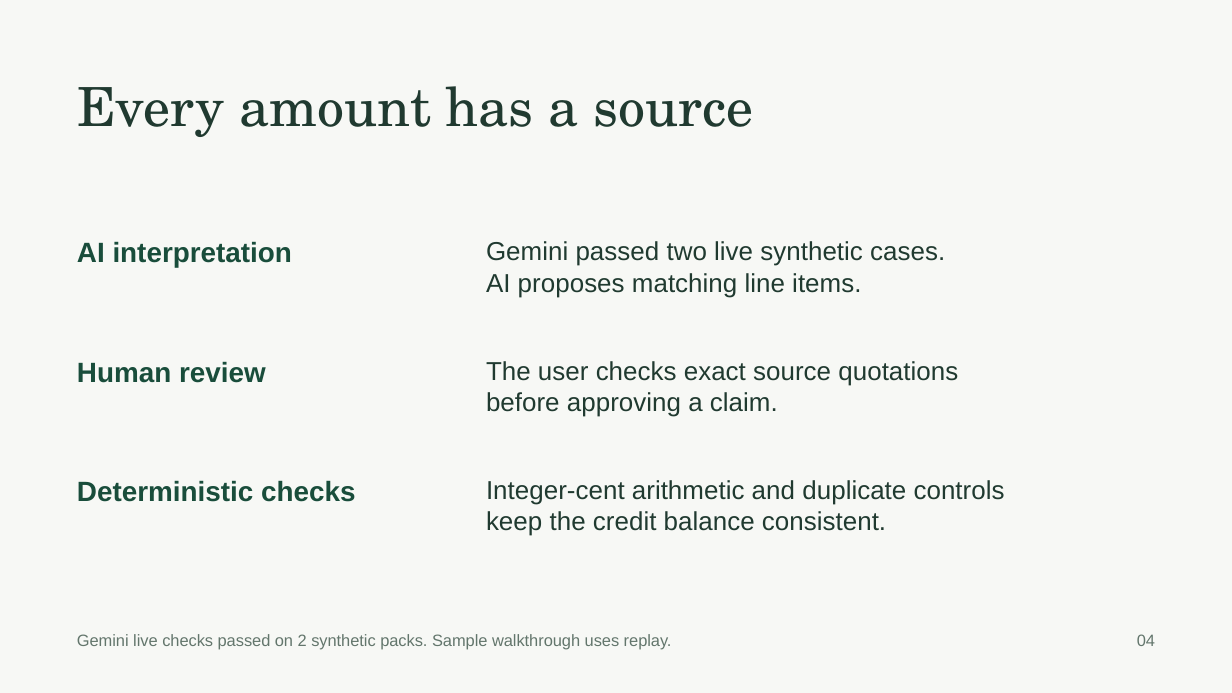
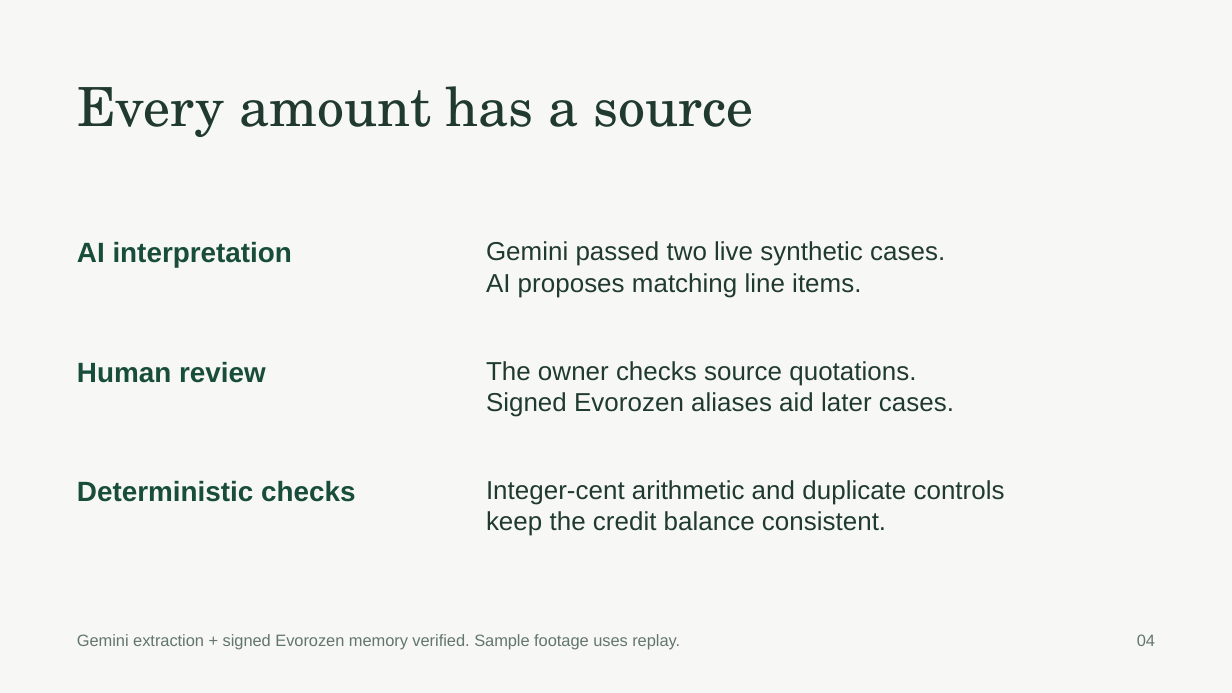
Before and after one commit to shi1720/evorozen, a slide deck: slide 4 of deliverables/remainder-pitch.pptx. Drawn at 1232x693 pixels with LibreOffice and Linux fonts; fonts in the diff are those of the drawing. Boxes give left, top, right and bottom in pixels: in the first picture for what was removed or moved away, otherwise in the second. Text is boxed around its words. In the diff, an @@ line names an element or a change of style, - is before the commit and + after.

Commit message:
Publish live deployment links, pilot data policy, and polished pitch assets

```diff
--- a/deliverables/remainder-pitch.pptx
+++ b/deliverables/remainder-pitch.pptx
@@ text at bbox=[486, 361, 954, 417]: text changed @@
-The user checks exact source quotations
-before approving a claim.
+The owner checks source quotations.
+Signed Evorozen aliases aid later cases.
@@ text at bbox=[77, 634, 680, 650]: text changed @@
-Gemini live checks passed on 2 synthetic packs. Sample walkthrough uses replay.
+Gemini extraction + signed Evorozen memory verified. Sample footage uses replay.
```
Also in this commit, not shown: 2 other slides changed, 12 other files.
